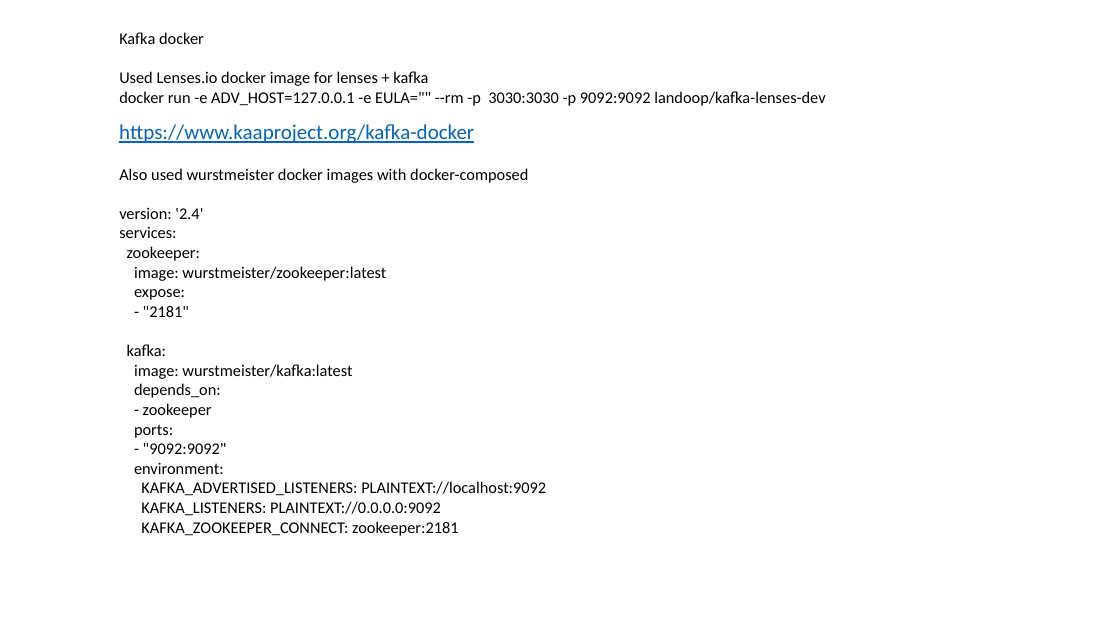
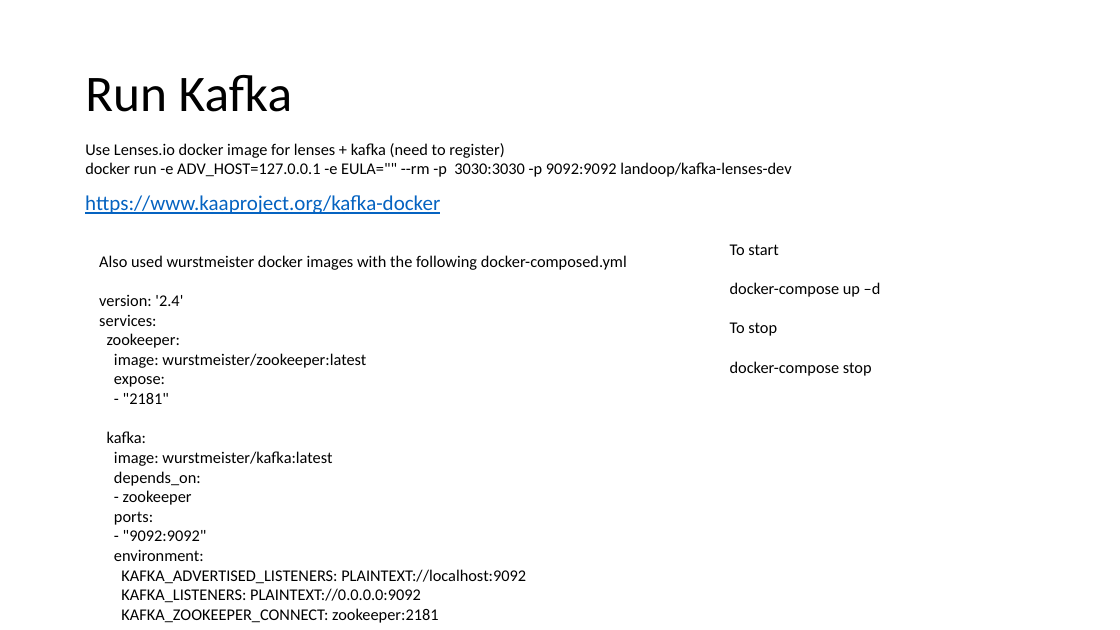
Before and after one commit to thzero/KafkaStreamsExample, a slide deck: slide 7 of Presentation1.pptx (slide 6 before the commit). Drawn at 1120x630 pixels with LibreOffice and Linux fonts; fonts in the diff are those of the drawing. Boxes give left, top, right and bottom in pixels: in the first picture for what was removed or moved away, otherwise in the second. Text is boxed around its words. In the diff, an @@ line names an element or a change of style, - is before the commit and + after.

```diff
--- a/Presentation1.pptx
+++ b/Presentation1.pptx
@@ title added at <box>85,75,292,112</box>, 44 pt, text #000000 @@
+Run Kafka
@@ text "Use Lenses.io docker image for ...": place and size @@
-text "Use Lenses.io docker image for ..." at <box>119,32,825,106</box>
+text "Use Lenses.io docker image for ..." at <box>85,143,791,177</box>
@@ text at <box>85,143,504,158</box>: text changed @@
-Kafka docker
-Used Lenses.io docker image for lenses + kafka
+Use Lenses.io docker image for lenses + kafka (need to register)
@@ text "https://www.kaaproject.org/kafka-docker": place and size @@
-text "https://www.kaaproject.org/kafka-docker" at <box>119,124,474,143</box>
+text "https://www.kaaproject.org/kafka-docker" at <box>85,195,440,214</box>
@@ text "Also used wurstmeister docker images ...": place and size @@
-text "Also used wurstmeister docker images ..." at <box>119,168,546,536</box>
+text "Also used wurstmeister docker images ..." at <box>99,255,627,623</box>
@@ text at <box>99,255,627,270</box>: text changed @@
-Also used wurstmeister docker images with docker-composed
+Also used wurstmeister docker images with the following docker-composed.yml
@@ text added at <box>730,244,881,376</box>, 14 pt, text #000000 @@
+To start
+docker-compose up –d
+To stop
+docker-compose stop
```
Also in this commit, not shown: 8 other slides changed, 1 slide added, 9 other files.
